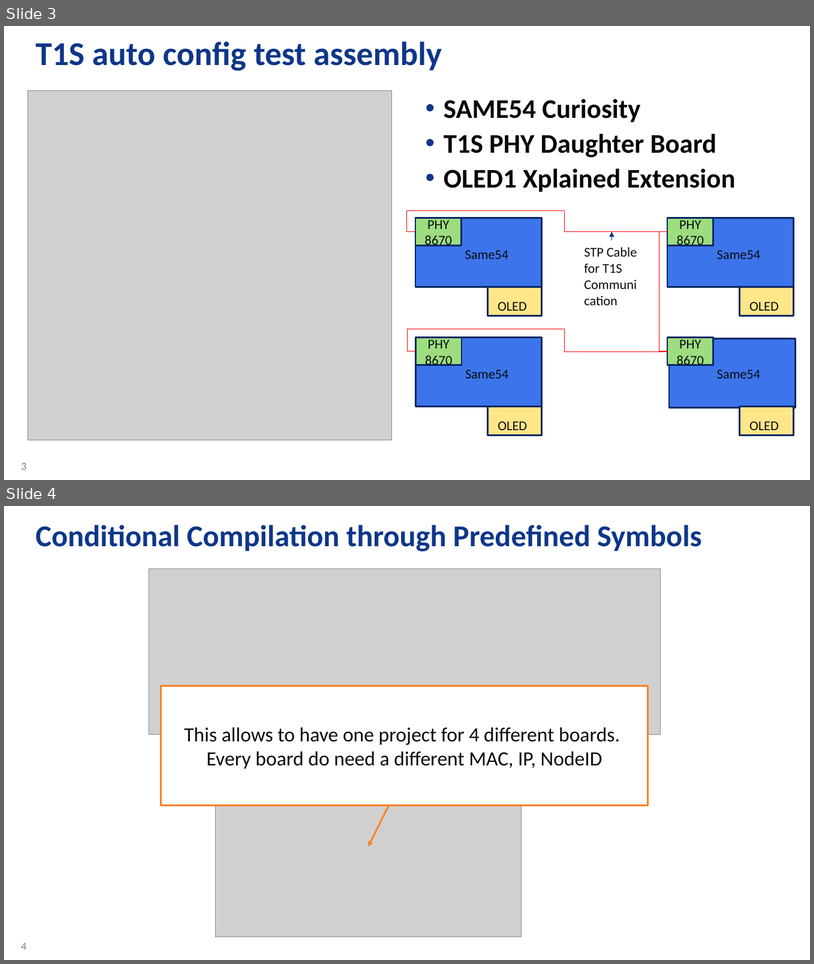
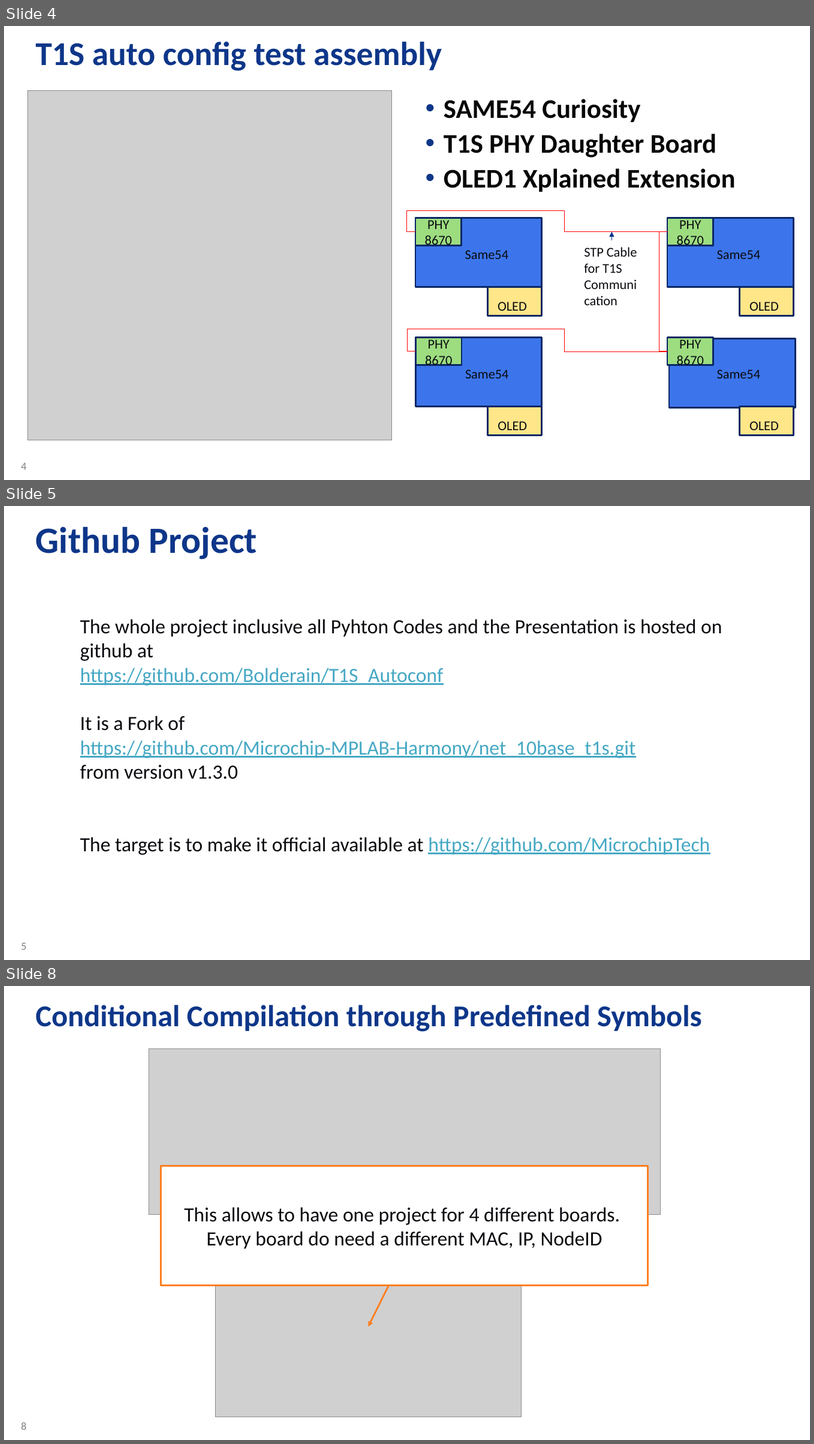
Before and after one commit to zabooh/T1S_Autoconf, a slide deck: T1S Autoconfig - Tooling.pptx. Shown one above the other, each under a label of ours: slides 3 and 4 before the commit, slides 4, 5 and 8 after it; the slides between them are not shown. The pictures are 814x964 and 814x1444 pixels, drawn with LibreOffice and Linux fonts; fonts in the diff are those of the drawing; grey boxes stand for pictures; background and template pictures are left out. Boxes give left, top, right and bottom in pixels: in the first picture for what was removed or moved away, otherwise in the second. Text is boxed around its words. In the diff, an @@ line names an element or a change of style, - is before the commit and + after.

```diff
--- a/T1S Autoconfig - Tooling.pptx
+++ b/T1S Autoconfig - Tooling.pptx
@@ slide 5 added at (x1=4, y1=506, x2=810, y2=960), background #FFFFFF; not listed: 1 template element that a slide beside it also shows @@
@@ title added at (x1=36, y1=526, x2=257, y2=559), 44 pt, text #0E3689, bold @@
+Github Project
@@ text added at (x1=80, y1=619, x2=722, y2=855), 24 pt, text #0A0B0F @@
+The whole project inclusive all Pyhton Codes and the Presentation is hosted on github at
+https://github.com/Bolderain/T1S_Autoconf
+It is a Fork of
+https://github.com/Microchip-MPLAB-Harmony/net_10base_t1s.git
+from version v1.3.0
+The target is to make it official available at https://github.com/MicrochipTech
@@ what was slide 3 is now slide 4 @@
@@ page number at (x1=21, y1=462, x2=26, y2=469): text changed @@
-3
+4
@@ what was slide 4 is now slide 8 @@
@@ page number at (x1=21, y1=1422, x2=26, y2=1429): text changed @@
-4
+8
```
Also in this commit, not shown: 4 slides changed, 1 other slide added.
